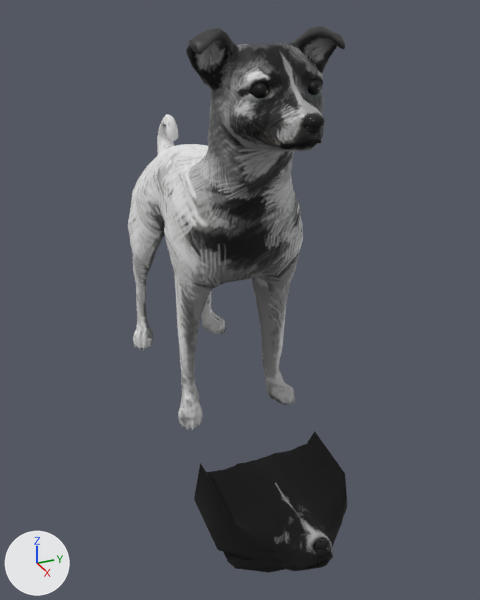
The Blender file historically-accurate-game-jam-13/Assets/3D/Laika.blend, before and after one commit.
Both versions are drawn from a 50 mm lens placed at (0.915, -0.362, 0.601), pointed at (0.093, 0.007, 0.19). The axes (+X, +Y, +Z) are drawn at lower left. The lights are the same throughout. The first picture is the older version.

The older version as bpy lines, for what is in view:
```python
me_gazq8epl9i84597rnjg0yasnj = bpy.data.meshes.new('GAZQ8EPL9I84597RNJG0YASNJ')
me_gazq8epl9i84597rnjg0yasnj.from_pydata(...)  # 3104 vertices, 4126 faces; spans x -0.39..0.39, y -1.25..0.97, z -0.87..1.2
me_gazq8epl9i84597rnjg0yasnj.materials.append(mat_material)
me_gazq8epl9i84597rnjg0yasnj_001 = bpy.data.meshes.new('GAZQ8EPL9I84597RNJG0YASNJ.001')
me_gazq8epl9i84597rnjg0yasnj_001.from_pydata(...)  # 758 vertices, 864 faces; spans x -0.458..0.458, y 0.442..1.154, z 0.342..1.194
me_gazq8epl9i84597rnjg0yasnj_001.polygons.foreach_set('use_smooth', [True] * 864)
me_gazq8epl9i84597rnjg0yasnj_001.materials.append(mat_material)
ob_laika = bpy.data.objects.new('Laika', me_gazq8epl9i84597rnjg0yasnj)
ob_laika.location = (0.0, 0.0, 0.32)
ob_laika.rotation_euler = (1.571, 0.0, 1.571)  # degrees (90, 0, 90)
ob_laika.scale = (0.256, 0.256, 0.256)
ob_laika_001 = bpy.data.objects.new('Laika.001', me_gazq8epl9i84597rnjg0yasnj_001)
ob_laika_001.location = (0.213, 0.0, -0.304)
ob_laika_001.rotation_euler = (1.028, 0.0, 1.571)  # degrees (59, 0, 90)
ob_laika_001.scale = (0.23, 0.23, 0.23)
```
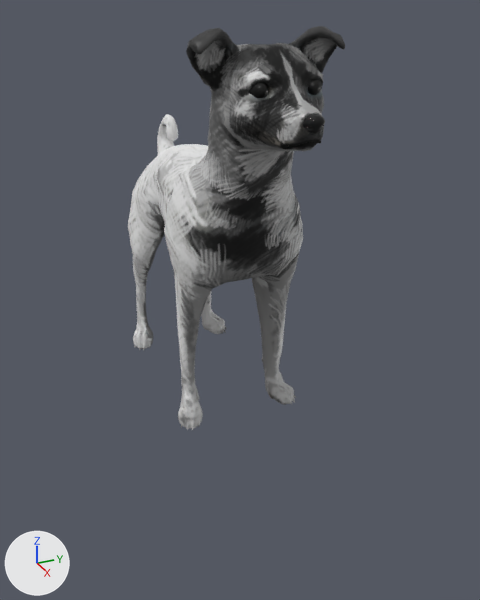
Pixel boxes [x1, y1, x2, y2] of what changed, in the pictures (480 x 600 px):
'Laika.001', hidden
    before: [194, 431, 347, 573]

Diff of the bpy script that builds the scene:
```diff
--- a/historically-accurate-game-jam-13/Assets/3D/Laika.blend.py
+++ b/historically-accurate-game-jam-13/Assets/3D/Laika.blend.py
@@ ob_laika_001 @@
 ob_laika_001.scale = (0.23, 0.23, 0.23)
+ob_laika_001.hide_set(True)
```
